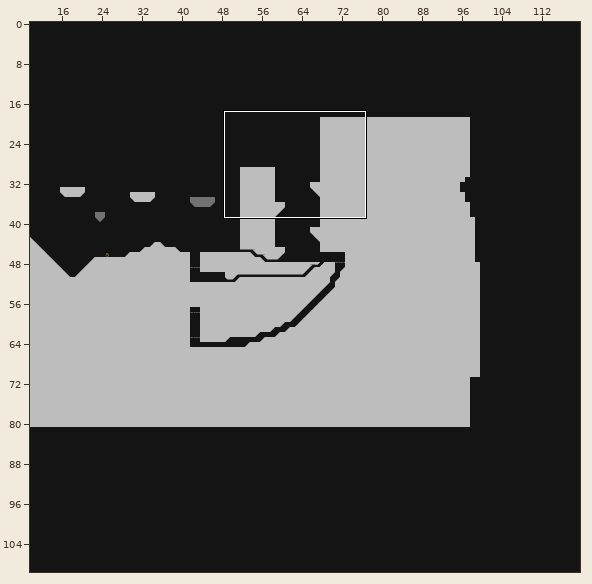
Two states of a Tiled map, ld35-allturdbeast/data/testmap.tmx. Above, an overview of the earlier version with the close-up marked.
Close-up. Before the commit:
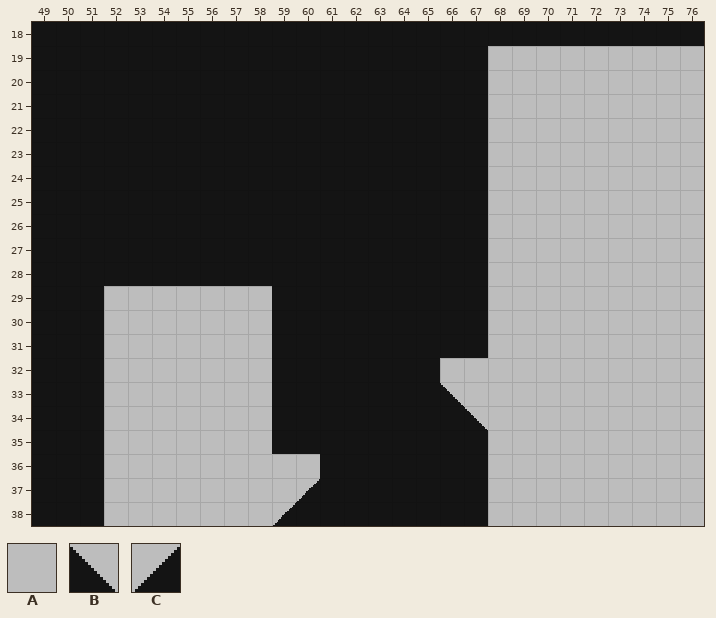
Cells are 16x16 px. Shown: x 49..76, y 18..38. The commit also changed other parts of the map, which this record leaves out. The old version is drawn lined up with the new one.
Key: from "Base": A 16, B 48, C 49.
_ is an empty cell.
Layers that did not change in this view are not listed.
Layer "Ground" before, first column x 49:
18 ____________________________
19 ___________________AAAAAAAAA
20 ___________________AAAAAAAAA
21 ___________________AAAAAAAAA
22 ___________________AAAAAAAAA
23 ___________________AAAAAAAAA
24 ___________________AAAAAAAAA
25 ___________________AAAAAAAAA
26 ___________________AAAAAAAAA
27 ___________________AAAAAAAAA
28 ___________________AAAAAAAAA
29 ___AAAAAAA_________AAAAAAAAA
30 ___AAAAAAA_________AAAAAAAAA
31 ___AAAAAAA_________AAAAAAAAA
32 ___AAAAAAA_______AAAAAAAAAAA
33 ___AAAAAAA_______BAAAAAAAAAA
34 ___AAAAAAA________BAAAAAAAAA
35 ___AAAAAAA_________AAAAAAAAA
36 ___AAAAAAAAA_______AAAAAAAAA
37 ___AAAAAAAAC_______AAAAAAAAA
38 ___AAAAAAAC________AAAAAAAAA
After:
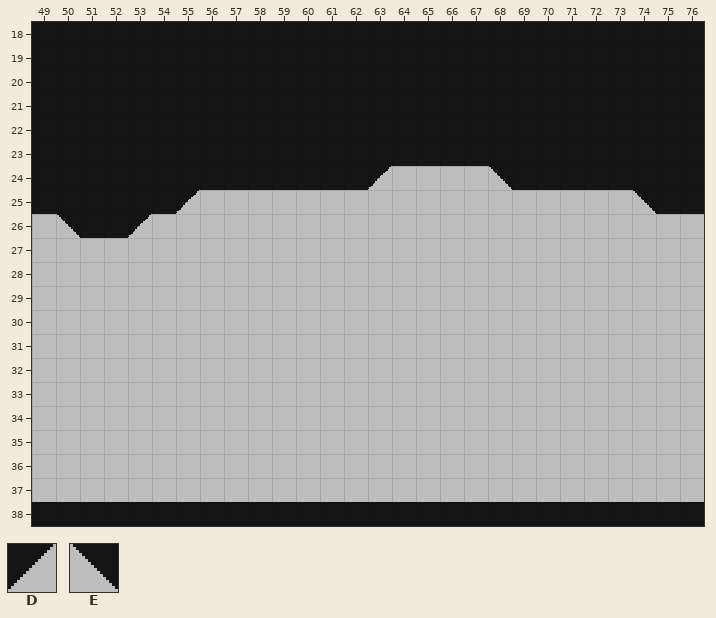
Further tiles: from "Base": D 32, E 33.
Changes in this commit:
{"change": "map size 100x100 -> 500x500 cells (old content now starts at 0,19; both pictures use the new coordinates)"}
{"where": "layer \"Ground\""}
{"y":19,"x":68,"old":"AAAAAAAAA","new":"_________"}
{"y":20,"x":68,"old":"AAAAAAAAA","new":"_________"}
{"y":21,"x":68,"old":"AAAAAAAAA","new":"_________"}
{"y":22,"x":68,"old":"AAAAAAAAA","new":"_________"}
{"y":23,"x":68,"old":"AAAAAAAAA","new":"_________"}
{"y":24,"x":63,"old":"_____AAAAAAAAA","new":"DAAAAE________"}
{"y":25,"x":55,"old":"_____________","new":"DAAAAAAAAAAAA"}
{"y":25,"x":74,"old":"AAA","new":"E__"}
{"y":26,"x":49,"old":"__","new":"AE"}
{"y":26,"x":53,"old":"_______________","new":"DAAAAAAAAAAAAAA"}
{"y":27,"x":49,"old":"___________________","new":"AAAAAAAAAAAAAAAAAAA"}
{"y":28,"x":49,"old":"___________________","new":"AAAAAAAAAAAAAAAAAAA"}
{"y":29,"x":49,"old":"___","new":"AAA"}
{"y":29,"x":59,"old":"_________","new":"AAAAAAAAA"}
{"y":30,"x":49,"old":"___","new":"AAA"}
{"y":30,"x":59,"old":"_________","new":"AAAAAAAAA"}
{"y":31,"x":49,"old":"___","new":"AAA"}
{"y":31,"x":59,"old":"_________","new":"AAAAAAAAA"}
{"y":32,"x":49,"old":"___","new":"AAA"}
{"y":32,"x":59,"old":"_______","new":"AAAAAAA"}
{"y":33,"x":49,"old":"___","new":"AAA"}
{"y":33,"x":59,"old":"_______B","new":"AAAAAAAA"}
{"y":34,"x":49,"old":"___","new":"AAA"}
{"y":34,"x":59,"old":"________B","new":"AAAAAAAAA"}
{"y":35,"x":49,"old":"___","new":"AAA"}
{"y":35,"x":59,"old":"_________","new":"AAAAAAAAA"}
{"y":36,"x":49,"old":"___","new":"AAA"}
{"y":36,"x":61,"old":"_______","new":"AAAAAAA"}
{"y":37,"x":49,"old":"___","new":"AAA"}
{"y":37,"x":60,"old":"C_______","new":"AAAAAAAA"}
{"y":38,"x":52,"old":"AAAAAAAC","new":"________"}
{"y":38,"x":68,"old":"AAAAAAAAA","new":"_________"}
{"label":"changed","picture_box":[32,46,704,526]}
